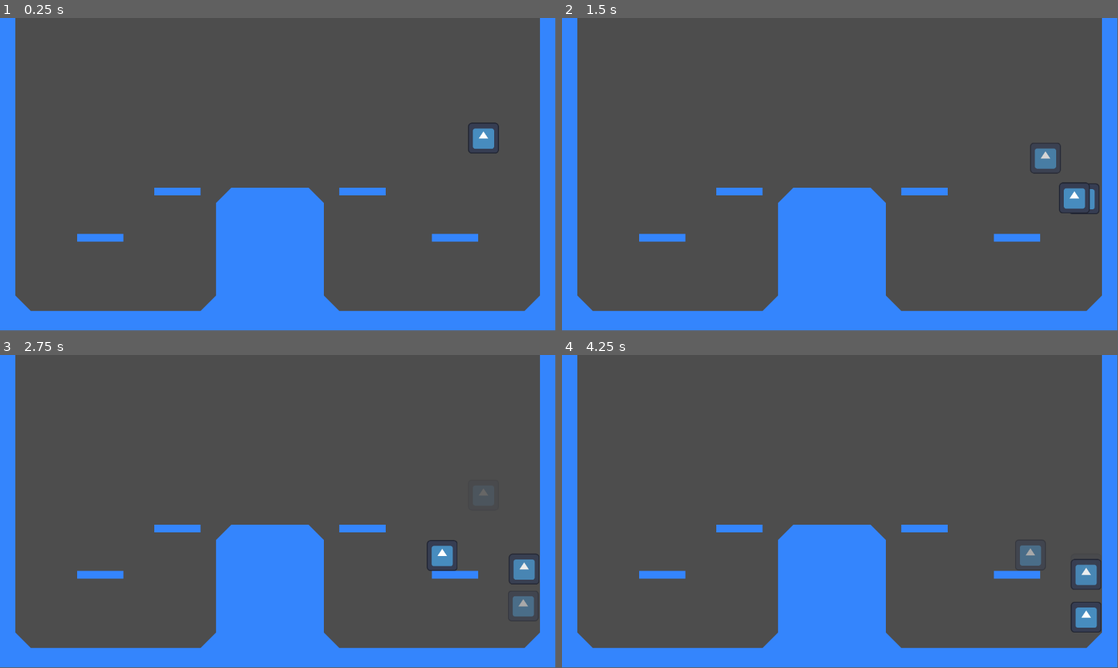
Above: before the commit, frames 1-4 (two rows, left to right).
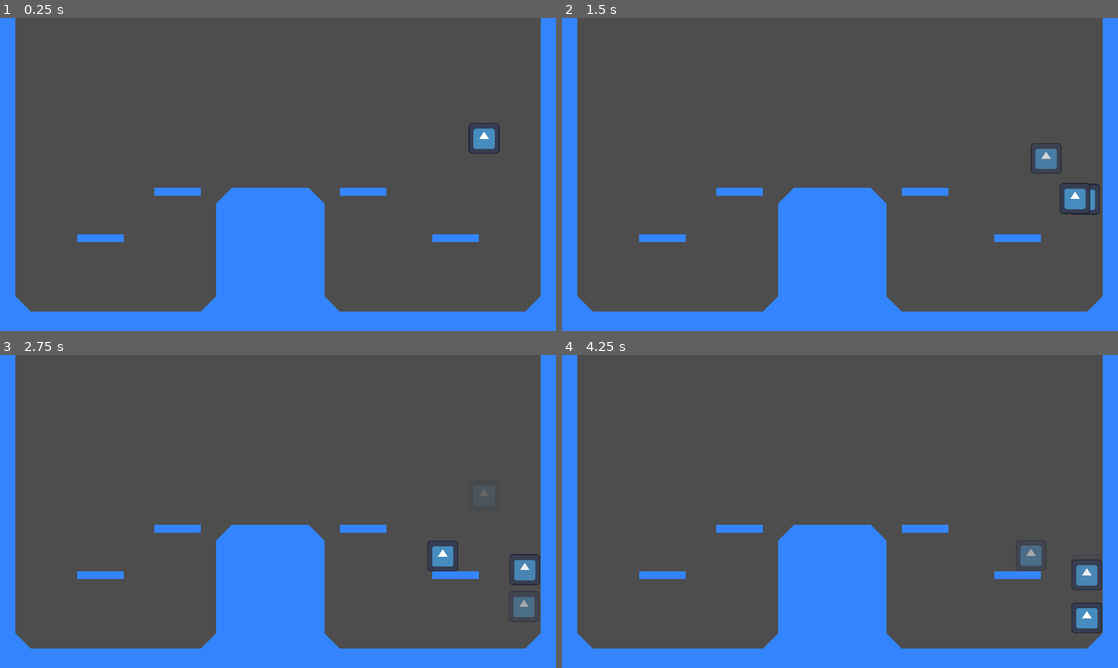
Above: after the commit, the same moments.

Repository: mhanberry1/acerola-jam-2024
Game: Godot game, scene res://main.tscn
The game is run twice, just before and just after one commit, with the same random seed, the same clock (stepped at 60 frames per second) and the same inputs. The engine's default icon, where the game draws it, is replaced by a stand-in: a white triangle on a blue panel in a dark square.
Inputs:
- Up to frame 1 (0.25 s): no input
- Up to frame 2 (1.5 s): hold Right (right) from 0.53 s (still down); tap S (rewind) at 0.6, 1.35 s; tap W (jump) at 0.77 s
- Up to frame 3 (2.75 s): tap W (jump) at 1.52 s; release Right (right) at 2.03 s; hold Left (left) from 2.03 s (still down); tap S (rewind) at 2.1 s
- Up to frame 4 (4.25 s): release Left (left) at 2.78 s; hold Right (right) from 2.78 s (still down); tap S (rewind) at 2.85, 3.6 s; tap W (jump) at 3.02, 3.77 s
The window is 799x449 before the commit and 800x450 after it. Grey fills any space a smaller window leaves; there, only what the larger window draws over its background counts as a difference.

The runs differ from the first frame. In frame 1, 0.6% of the frame differs, in the area x 2-98%, y 0-94%; in frame 2, 0.7%; in frame 3, 0.8%; in frame 4, 0.8%.

Commit message:
update window settings

Diff:
--- a/src/project.godot
+++ b/src/project.godot
@@ -17,7 +17,7 @@
 
 [display]
 
-window/size/resizable=false
+window/stretch/mode="canvas_items"
 
 [input]
 
Not shown, added: src/export_presets.cfg
Not shown, added: .gitignore
